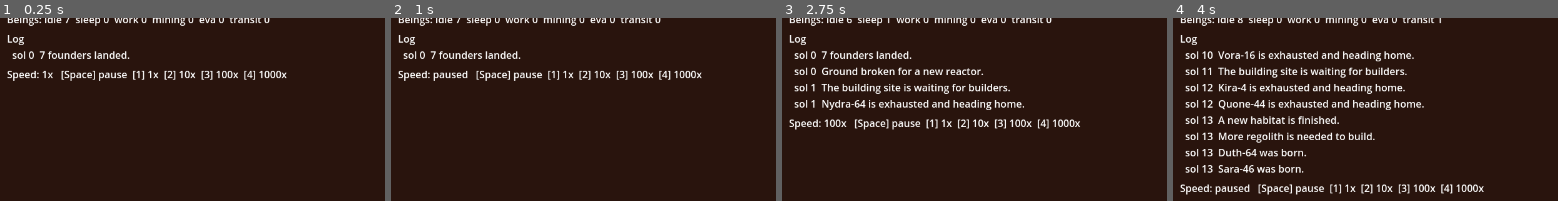
Above: before the commit, frames 1-4 (left to right).
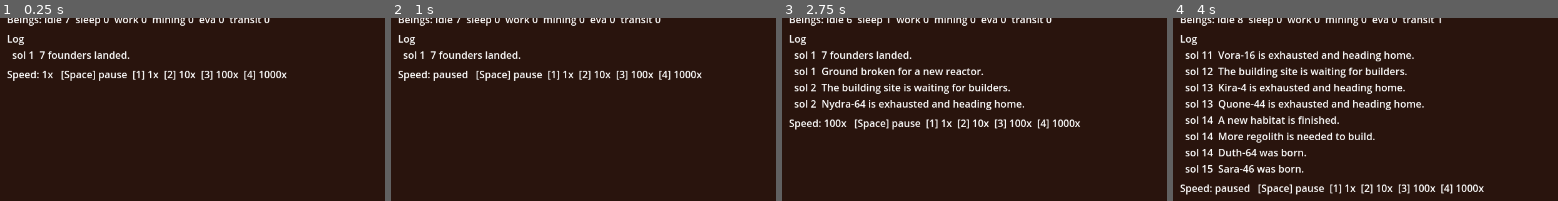
Above: after the commit, the same moments.

Repository: HerbyJ3/eco-game-idea
Game: Godot game, scene res://view/main.tscn
Same seed, same stepped clock (60 frames per second), same inputs: the game is played once before the commit and once after it.
Inputs:
- Up to frame 1 (0.25 s): no input
- Up to frame 2 (1 s): tap Enter at 0.5 s; tap 1 at 0.6 s; tap Space at 0.77 s
- Up to frame 3 (2.75 s): tap Space at 1.25, 1.52 s; tap 2 at 1.35 s; tap Enter at 2 s; tap 3 at 2.1 s
- Up to frame 4 (4 s): tap 4 at 2.85 s; tap Space at 3.02, 3.5, 3.77 s; tap 1 at 3.6 s
The pictures show only the part of the screen within x 0-50%, y 50-100%; the shares and areas given below are measured in that part.

The runs differ from the first frame. In frame 1, less than 0.1% of the frame differs, in the area x 7-9%, y 18-23%; in frame 2, less than 0.1%; in frame 3, 0.2%; in frame 4, 0.3%, in the area x 8-11%, y 18-84%.

Commit message:
Task 1 review follow-ups: clock sol in the log, trip filter on resumed intents, dug totals
- Log entries and deaths carry clock_sol; the HUD shows it so the log matches the clock.
- A resumed mine intent cancels if the launch door moved beyond the trip limit.
- Site.dug accumulates what is dug.
- balance_run.gd exits 1 when a target fails.
- Docs: test_eva.gd named in the plan and spec; measurement windows exempted.
Balance unchanged: seed 7 at 300 sols reproduces table sha256 830c7d0c441823f5.

Co-Authored-By: Claude Opus 5.5 <noreply@anthropic.com>
Claude-Session: https://claude.ai/code/session_01QaX6oeFXBBASm1RqZomNqz

Diff:
--- a/station-zero/sim/being.gd
+++ b/station-zero/sim/being.gd
@@ -517,6 +517,7 @@
 			load = w.rng.randf_range(float(pl[0]), float(pl[1]))
 			if site.kind == "ice":
 				load = w.take_ice(site, load)
+			site.dug += load
 		after = "haul" if load > 0.0 else "enter"
 		if after == "enter":
 			mine = null
@@ -561,7 +562,8 @@
 		return false
 	var site: Resources.Site = mine_intent
 	var launch := w.resources.launch_for(site)
-	if launch == null or (site.kind == "ice" and site.amount <= 0.0):
+	if launch == null or (site.kind == "ice" and site.amount <= 0.0) \
+			or not (w.resources.trip_time(site) < w.resources.trip_limit()):
 		mine_intent = null
 		return false
 	return _head_for_launch(w, site, launch, true)
@@ -672,6 +674,7 @@
 			* (float(ef.energy_base) + energy / float(ef.energy_divisor))
 	if site.kind == "ice":
 		amount = w.take_ice(site, amount)
+	site.dug += amount
 	load = amount
 	state = "eva"
 	after = "haul"
--- a/station-zero/sim/world.gd
+++ b/station-zero/sim/world.gd
@@ -132,7 +132,7 @@
 
 
 func _log(kind: String, text: String, extra: Dictionary = {}) -> void:
-	var e := {"t": t, "sol": sol(), "kind": kind, "text": text}
+	var e := {"t": t, "sol": sol(), "clock_sol": clock.sol_index(t), "kind": kind, "text": text}
 	e.merge(extra)
 	log.append(e)
 	if log.size() > _log_cap:
@@ -174,7 +174,7 @@
 	var known := shortage or cause == "suffocated outside"
 	if not known or (shortage and colony.oxygen > 0.0 and colony.ice > 0.0 and colony.food > 0.0):
 		stats.deaths_unexplained += 1
-	stats.deaths_list.append({"t": t, "sol": sol(), "being_id": b.id, "name": b.name, "cause": cause})
+	stats.deaths_list.append({"t": t, "sol": sol(), "clock_sol": clock.sol_index(t), "being_id": b.id, "name": b.name, "cause": cause})
 	_log("died", "%s died (%s)." % [b.name, cause], {"being_id": b.id, "cause": cause})
 
 
--- a/station-zero/tests/balance_run.gd
+++ b/station-zero/tests/balance_run.gd
@@ -1,6 +1,6 @@
 extends SceneTree
 ## Balance run. godot --headless --path station-zero --script res://tests/balance_run.gd -- --seed N --sols N [--param path=value ...]
-## Always exits 0; the verdict is in the output. See tests/balance_lib.gd.
+## Exits 0 when every target passes, 1 otherwise (spec section 15); the verdicts are in the output. See tests/balance_lib.gd.
 
 
 func _init() -> void:
@@ -31,6 +31,10 @@
 					print("PARAM ERROR: expected path=value, got %s" % args[i])
 		i += 1
 	var res: Dictionary = lib.run(seed_in, sols, params, every)
+	var all_pass := true
 	for line in res.lines:
 		print(line)
-	quit(0)
+	for v: Dictionary in res.verdicts:
+		if v.verdict == "FAIL":
+			all_pass = false
+	quit(0 if all_pass else 1)
--- a/station-zero/tests/test_eva.gd
+++ b/station-zero/tests/test_eva.gd
@@ -2065,3 +2065,46 @@
 		for b in w.beings:
 			if b.air_h != null:
 				t.check(float(b.air_h) > 0.0, "seed %d: everybody outside has air" % seed_in)
+
+
+# ---------------------------------------------------------------- final review follow-ups (step 13)
+
+func test_resumed_intent_cancels_when_the_launch_door_moved_beyond_the_trip_limit(t) -> void:
+	var h := _world(93)
+	var w: SimWorld = h.w
+	# Reachable from the A door, too far from the R door.
+	var spot: Vector2 = A_DOOR + Vector2(0.0, 174.0)
+	var f := w.resources.add_ice_field(spot.x, spot.y, 300.0, 16.0)
+	var ra := w.resources.launch_for(f)
+	t.check(ra != null and w.resources.trip_time(f) < w.resources.trip_limit(), "control: trip from the A door fits a tank")
+	w.set_offline(int(h.A), true)
+	w.set_offline(int(h.W), true)
+	t.check(not (w.resources.trip_time(f) < w.resources.trip_limit()), "with A and the workshop dark the nearest door is too far")
+	_hour(w, 12.0)
+	w.t += DT
+	var b := w.add_being(int(h.R), "social")
+	b.energy = 100.0
+	b.mine_intent = f
+	var o2: float = w.colony.oxygen
+	b.decide(w)
+	t.check(b.mine_intent == null, "the intent is cancelled")
+	t.check(b.mine == null and not b.suit_up, "no trip starts")
+	t.near(w.colony.oxygen, o2, 1e-12, "no oxygen spent")
+
+
+func test_site_dug_accumulates_what_is_dug(t) -> void:
+	var w := SimWorld.new(42)
+	for i in 2000:
+		w.step()
+	var dug := 0.0
+	for s: Resources.Site in w.resources.ice_fields + w.resources.pits:
+		dug += s.dug
+	t.check(int(w.stats.get("mining_trips", 0)) > 0, "control: mining happened")
+	t.check(dug > 0.0, "dug totals grow with mining (%.1f)" % dug)
+
+
+func test_log_carries_the_clock_sol(t) -> void:
+	var w := SimWorld.new(42)
+	var e: Dictionary = w.log[0]
+	t.eq(int(e.clock_sol), 1, "founders landed on clock sol 1")
+	t.eq(int(e.sol), 0, "elapsed sol stays 0-based")
--- a/station-zero/view/main.gd
+++ b/station-zero/view/main.gd
@@ -178,5 +178,5 @@
 func _log_text(w: SimWorld) -> String:
 	var lines: PackedStringArray = ["Log"]
 	for e: Dictionary in w.log.slice(maxi(0, w.log.size() - LOG_LINES)):
-		lines.append("  sol %d  %s" % [int(e.sol), e.text])
+		lines.append("  sol %d  %s" % [int(e.clock_sol), e.text])
 	return "\n".join(lines)
Not shown, changed: station-zero/docs/specs/life-support-power.md
Not shown, changed: station-zero/docs/tasks/task-1-plan.md
